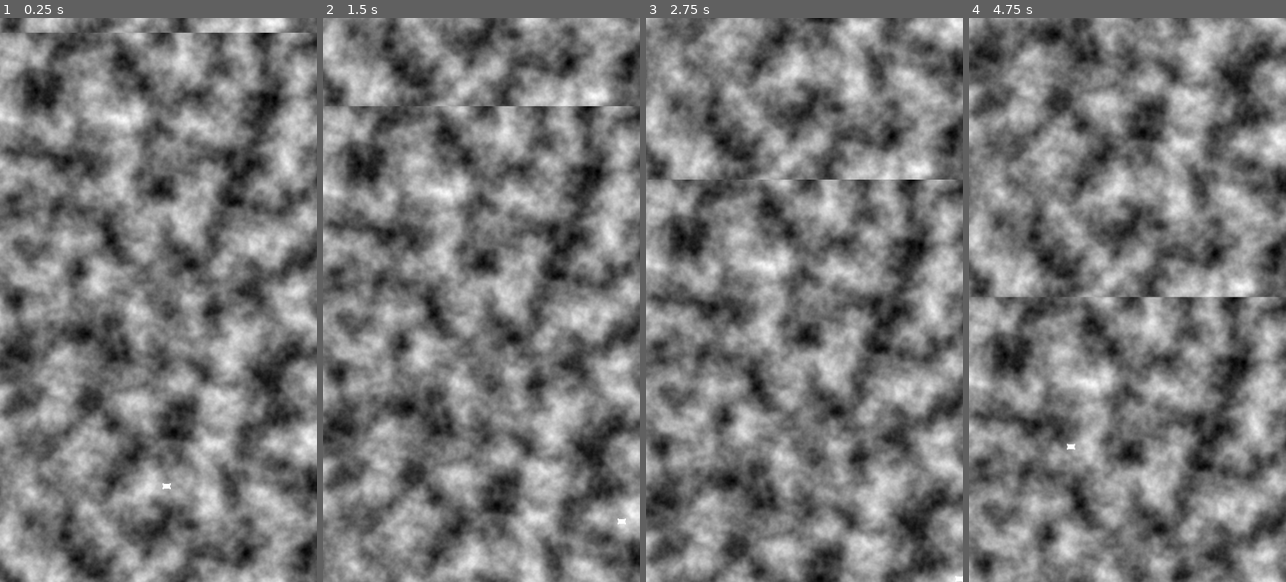
Above: before the commit, frames 1-4 (left to right).
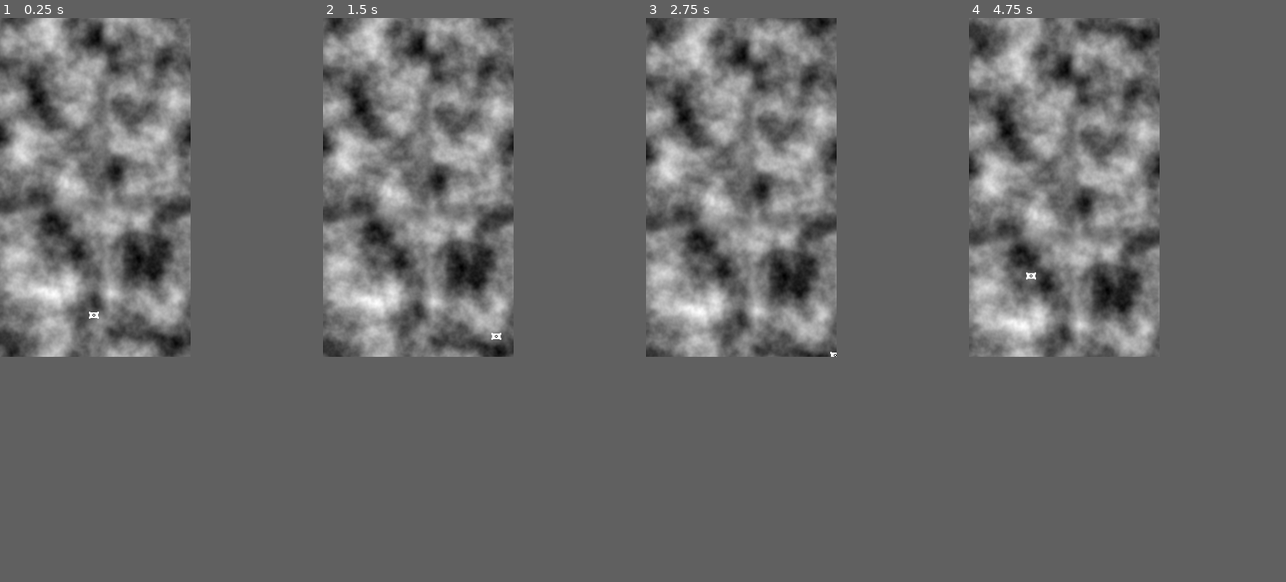
Above: after the commit, the same moments.

Repository: gnamikawa/PillowPugilist
Game: Godot game, scene res://scenes/game_manager.tscn
The game is run twice, just before and just after one commit, with the same random seed, the same clock (stepped at 60 frames per second) and the same inputs.
Inputs:
- Up to frame 1 (0.25 s): no input
- Up to frame 2 (1.5 s): hold Right (movement_right) 0.53-1.28 s; hold Down (movement_down) from 1.28 s (still down)
- Up to frame 3 (2.75 s): release Down (movement_down) at 2.03 s; hold Right (movement_right) from 2.03 s (still down)
- Up to frame 4 (4.75 s): release Right (movement_right) at 2.78 s; hold Up (movement_up) 2.78-3.53 s; hold Left (movement_left) from 3.53 s (still down)
In our replay, the window is 449x799 before the commit and 270x480 after it. These sizes can differ from the game's own. Grey fills any space a smaller window leaves; there, only what the larger window draws over its background counts as a difference.

The runs differ from the first frame. In frame 1, 65% of the frame differs, in the area x 0-100%, y 0-100%; in frame 2, 65%; in frame 3, 65%; in frame 4, 65%.

Commit message:
smaller screen and speed

Diff:
--- a/project.godot
+++ b/project.godot
@@ -17,8 +17,8 @@
 
 [display]
 
-window/size/viewport_width=540
-window/size/viewport_height=960
+window/size/viewport_width=270
+window/size/viewport_height=480
 
 [input]
 
--- a/scenes/game_manager.tscn
+++ b/scenes/game_manager.tscn
@@ -6,15 +6,16 @@
 [ext_resource type="Script" path="res://scripts/player.gd" id="3_so774"]
 [ext_resource type="Script" path="res://scripts/background_scroller.gd" id="5_ovqoh"]
 
-[sub_resource type="Gradient" id="Gradient_hjevu"]
+[sub_resource type="Gradient" id="Gradient_nnmxs"]
 
-[sub_resource type="FastNoiseLite" id="FastNoiseLite_2i4wl"]
+[sub_resource type="FastNoiseLite" id="FastNoiseLite_duf76"]
 
-[sub_resource type="NoiseTexture2D" id="NoiseTexture2D_cwok0"]
-width = 540
-height = 960
-color_ramp = SubResource("Gradient_hjevu")
-noise = SubResource("FastNoiseLite_2i4wl")
+[sub_resource type="NoiseTexture2D" id="NoiseTexture2D_fi45a"]
+width = 270
+height = 480
+seamless = true
+color_ramp = SubResource("Gradient_nnmxs")
+noise = SubResource("FastNoiseLite_duf76")
 
 [node name="GameManager" type="Node2D"]
 position = Vector2(0, 1)
@@ -22,19 +23,21 @@
 
 [node name="Background" type="Node" parent="."]
 
-[node name="BackgroundScrollerA" type="Sprite2D" parent="Background"]
-position = Vector2(270, 480)
-texture = SubResource("NoiseTexture2D_cwok0")
+[node name="BackgroundScroller1" type="Sprite2D" parent="Background"]
+position = Vector2(135, 240)
+texture = SubResource("NoiseTexture2D_fi45a")
 script = ExtResource("5_ovqoh")
 
-[node name="BackgroundScrollerB" type="Sprite2D" parent="Background"]
-position = Vector2(270, -480)
-texture = SubResource("NoiseTexture2D_cwok0")
+[node name="BackgroundScroller2" type="Sprite2D" parent="Background"]
+position = Vector2(135, -240)
+texture = SubResource("NoiseTexture2D_fi45a")
 script = ExtResource("5_ovqoh")
 
 [node name="CharacterBody2D" parent="." instance=ExtResource("2_1cg6l")]
-position = Vector2(284, 796)
+position = Vector2(133, 420)
 motion_mode = 1
 script = ExtResource("3_so774")
+speed = 150
+slow_speed = 75
 
 [node name="WorldBoundary" parent="." instance=ExtResource("3_kyhf4")]
--- a/scenes/player_body.tscn
+++ b/scenes/player_body.tscn
@@ -1,6 +1,7 @@
-[gd_scene load_steps=8 format=3 uid="uid://wss1yuqy0vg2"]
+[gd_scene load_steps=9 format=3 uid="uid://wss1yuqy0vg2"]
 
 [ext_resource type="Texture2D" uid="uid://dcdn3ruc3amew" path="res://assets/sprites/debug.png" id="1_5lb5x"]
+[ext_resource type="Texture2D" uid="uid://3fny6mj7pra2" path="res://assets/sprites/Hitcenter.png" id="2_rury2"]
 
 [sub_resource type="AtlasTexture" id="AtlasTexture_dmulk"]
 atlas = ExtResource("1_5lb5x")
@@ -39,7 +40,7 @@
 }]
 
 [sub_resource type="CircleShape2D" id="CircleShape2D_vhybu"]
-radius = 3.16228
+radius = 2.0
 
 [node name="CharacterBody2D" type="CharacterBody2D"]
 
@@ -47,5 +48,9 @@
 z_index = 1000
 sprite_frames = SubResource("SpriteFrames_sr6gg")
 
+[node name="Sprite2D" type="Sprite2D" parent="."]
+z_index = 1100
+texture = ExtResource("2_rury2")
+
 [node name="CollisionShape2D" type="CollisionShape2D" parent="."]
 shape = SubResource("CircleShape2D_vhybu")
--- a/scenes/world_boundary.tscn
+++ b/scenes/world_boundary.tscn
@@ -24,13 +24,13 @@
 shape = SubResource("WorldBoundaryShape2D_k7axj")
 
 [node name="BottomWall" type="StaticBody2D" parent="."]
-position = Vector2(537, 958)
+position = Vector2(270, 480)
 
 [node name="Collider" type="CollisionShape2D" parent="BottomWall"]
 shape = SubResource("WorldBoundaryShape2D_w3axx")
 
 [node name="RightWall" type="StaticBody2D" parent="."]
-position = Vector2(537, 958)
+position = Vector2(270, 480)
 
 [node name="Collider" type="CollisionShape2D" parent="RightWall"]
 shape = SubResource("WorldBoundaryShape2D_sl4yg")
--- a/scripts/background_scroller.gd
+++ b/scripts/background_scroller.gd
@@ -1,9 +1,11 @@
+class_name BackgroundScroller
+
 extends Sprite2D
 
-@export var speed = 100;
+const SPEED = 10;
 
 # Called every frame. 'delta' is the elapsed time since the previous frame.
 func _process(delta):
-	position.y += speed * delta
+	position.y += SPEED * delta
 	if position.y >= get_viewport_rect().size.y * 1.5:
 		position.y = get_viewport_rect().size.y * -0.5
--- a/scripts/game_manager.gd
+++ b/scripts/game_manager.gd
@@ -1,3 +1,5 @@
+class_name GameManager
+
 extends Node2D
 
 func _ready():
--- a/scripts/player.gd
+++ b/scripts/player.gd
@@ -1,3 +1,5 @@
+class_name PlayerObject
+
 extends CharacterBody2D
 
 @export var speed = 300
Not shown, added: assets/sprites/DebugBG.png.import
Not shown, added: assets/sprites/Hitcenter.png.import
Not shown, added: assets/sprites/Pillow.png.import
